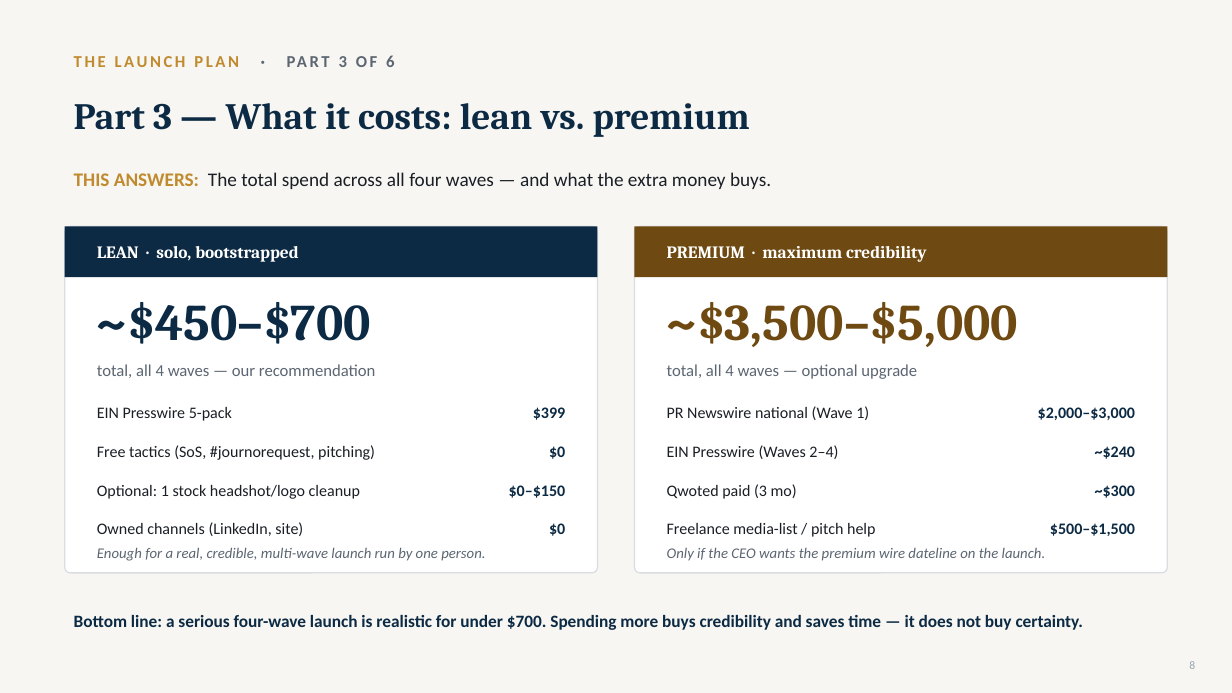
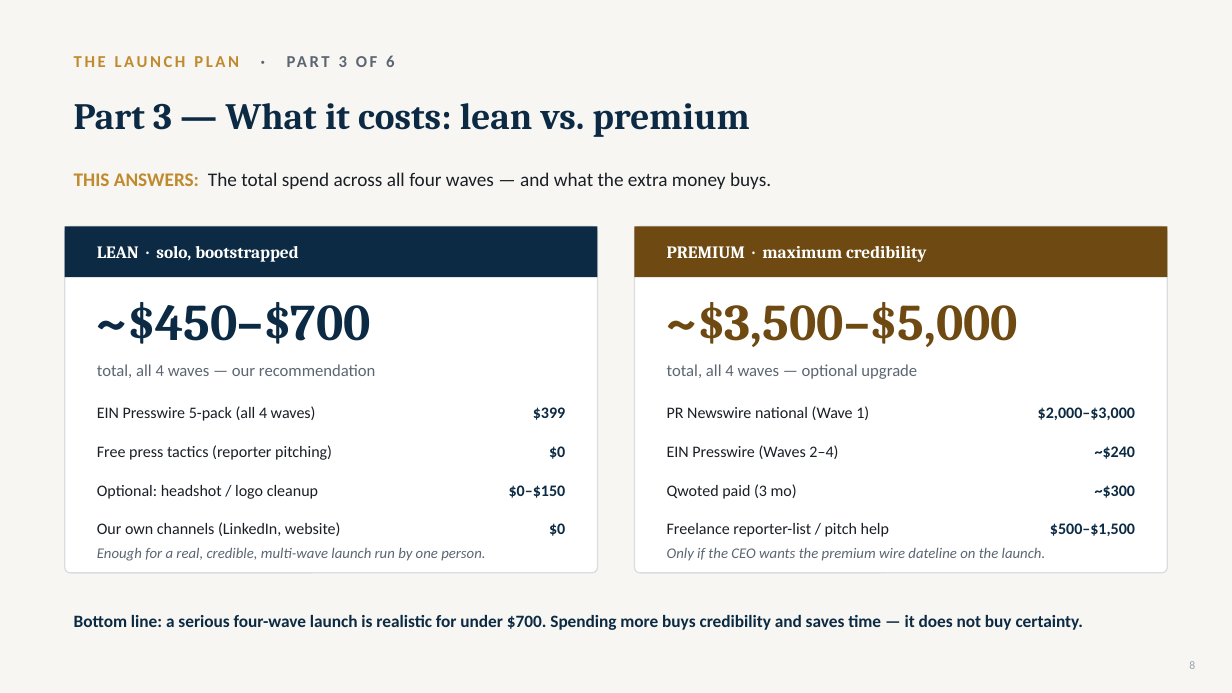
Before and after one commit to gitteromri-ux/eteacher-longevity-pr-campaign, a slide deck: slide 8 of eTeacher_Longevity_PR_Campaign.pptx. Drawn at 1232x693 pixels with LibreOffice and Linux fonts; fonts in the diff are those of the drawing. Boxes give left, top, right and bottom in pixels: in the first picture for what was removed or moved away, otherwise in the second. Text is boxed around its words. In the diff, an @@ line names an element or a change of style, - is before the commit and + after.

Commit message:
Cost slide: remove leftover jargon (SoS/#journorequest/owned channels)

```diff
--- a/eTeacher_Longevity_PR_Campaign.pptx
+++ b/eTeacher_Longevity_PR_Campaign.pptx
@@ text at bbox=[97, 406, 316, 421]: text changed @@
-EIN Presswire 5-pack
+EIN Presswire 5-pack (all 4 waves)
@@ text at bbox=[97, 445, 332, 460]: text changed @@
-Free tactics (SoS, #journorequest, pitching)
+Free press tactics (reporter pitching)
@@ text at bbox=[97, 485, 318, 499]: text changed @@
-Optional: 1 stock headshot/logo cleanup
+Optional: headshot / logo cleanup
@@ text at bbox=[97, 522, 341, 536]: text changed @@
-Owned channels (LinkedIn, site)
+Our own channels (LinkedIn, website)
@@ text at bbox=[667, 523, 889, 537]: text changed @@
-Freelance media-list / pitch help
+Freelance reporter-list / pitch help
```
